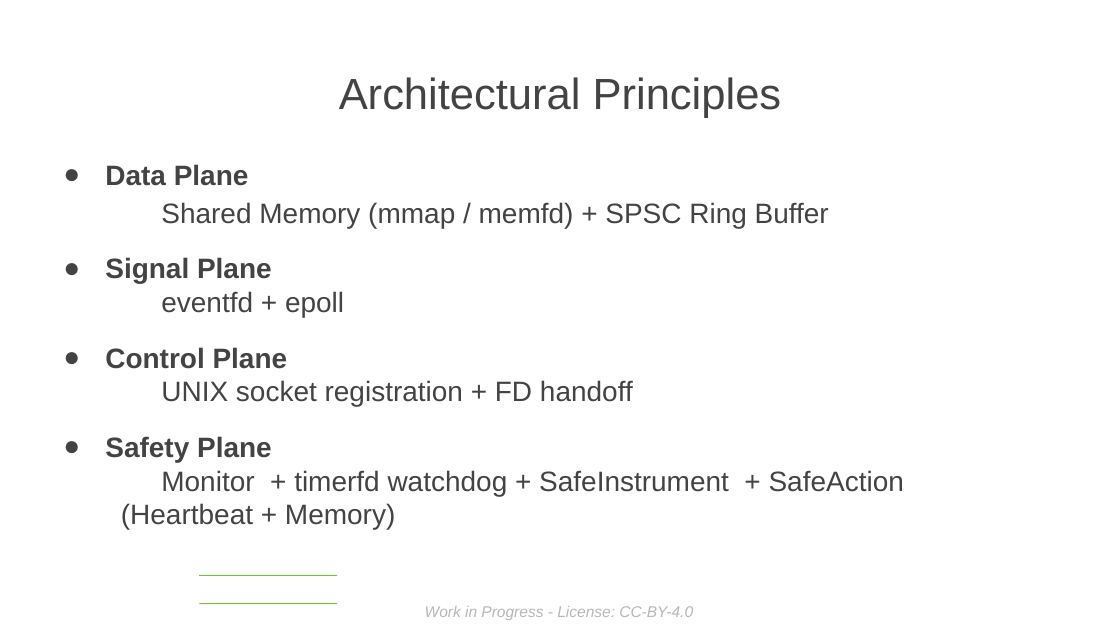
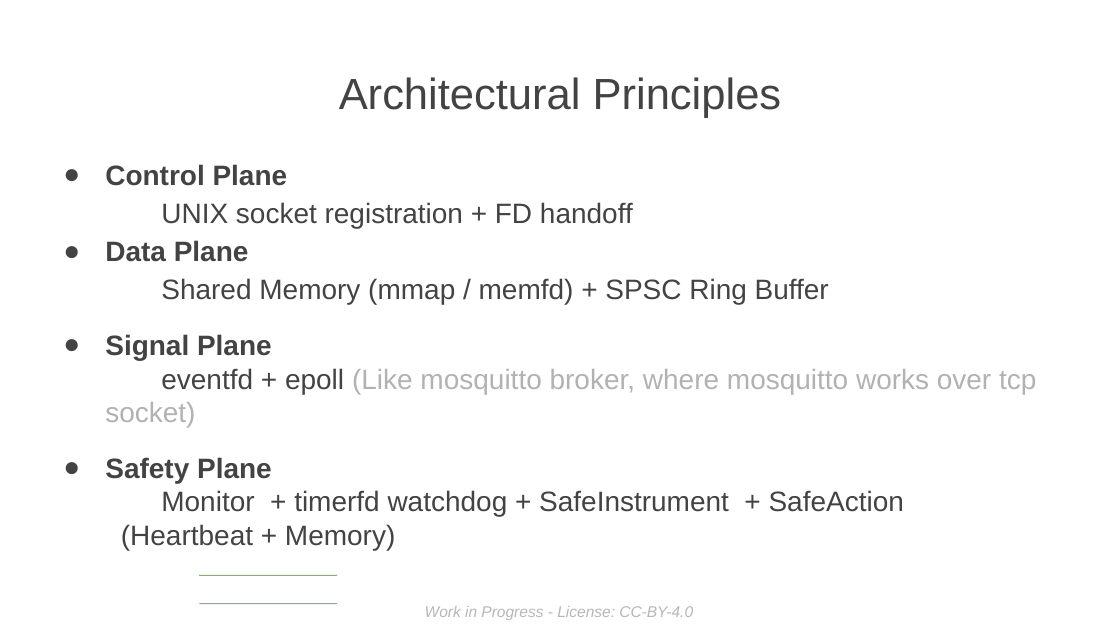
Before and after one commit to sduraiengineer/safetyguard, a slide deck: slide 6 of doc/ELISA Presentation MASTER for Workshop - London 2026.odp. Drawn at 1120x630 pixels with LibreOffice and Linux fonts; fonts in the diff are those of the drawing; background and template pictures are left out. Boxes give left, top, right and bottom in pixels: in the first picture for what was removed or moved away, otherwise in the second. Text is boxed around its words. In the diff, an @@ line names an element or a change of style, - is before the commit and + after.

```diff
--- a/doc/ELISA Presentation MASTER for Workshop - London 2026.odp
+++ b/doc/ELISA Presentation MASTER for Workshop - London 2026.odp
@@ text at (105, 164, 633, 228): paragraph added @@
+● Control Plane
+  UNIX socket registration + FD handoff
@@ text at (105, 334, 1036, 427): text changed; text colour #434343 to #B2B2B2 @@
-● Signal Plane
-  eventfd + epoll
-● Control Plane
-  UNIX socket registration + FD handoff
+● Signal Plane
+  eventfd + epoll (Like mosquitto broker, where mosquitto works over tcp socket)
```
Also in this commit, not shown: 16 other slides changed, 1 slide added, 1 slide removed, 2 other files.
